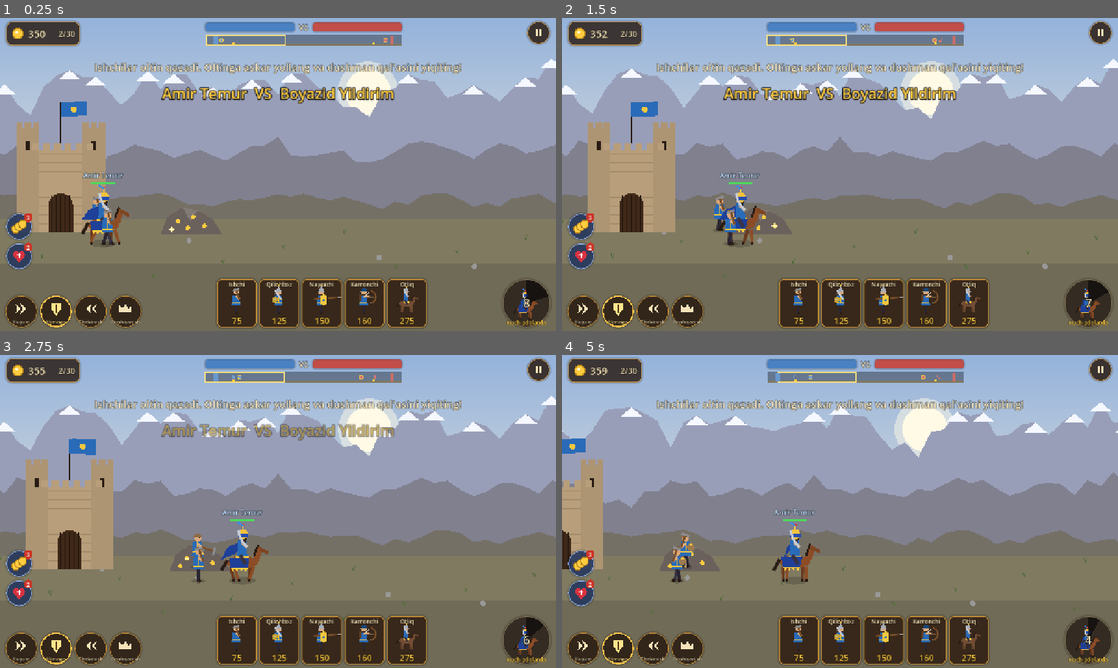
Above: before the commit, frames 1-4 (two rows, left to right).
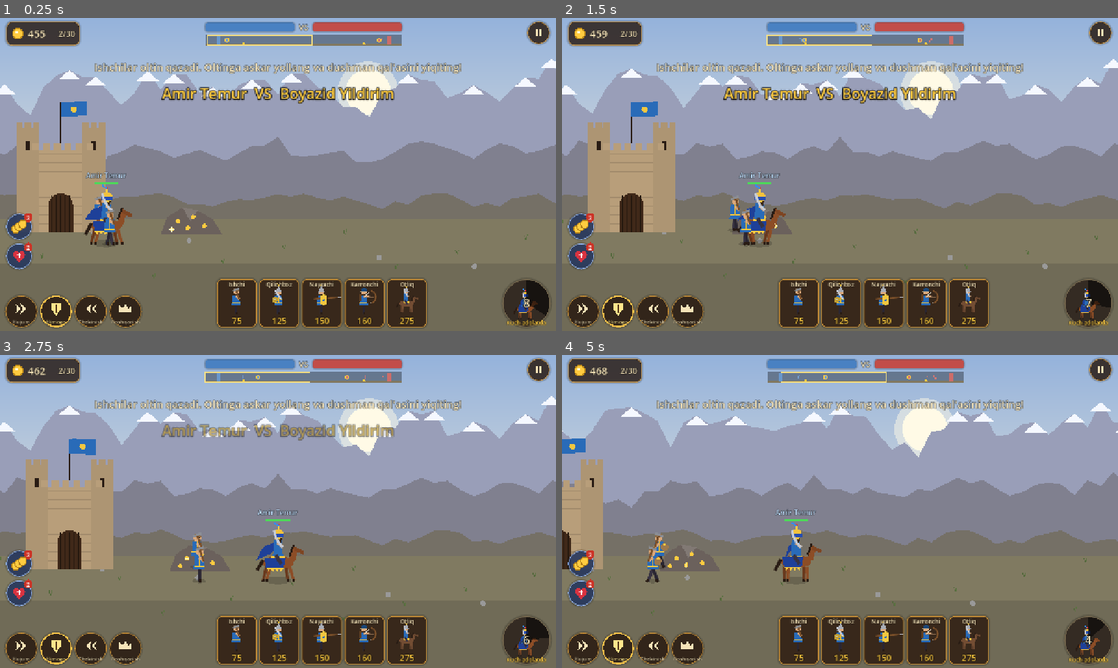
Above: after the commit, the same moments.

Repository: bekzodbeknematov8-cpu/lost-centuries-game
Game: Godot game, scene res://scenes/battle.tscn
Same seed, same stepped clock (60 frames per second), same inputs: the game is played once before the commit and once after it. This scene is started directly instead of the project's main scene.
Inputs (mouse positions are in pixels of both pictures, inside the frame that each line leads up to):
- Up to frame 1 (0.25 s): no input
- Up to frame 2 (1.5 s): tap Enter at 0.5 s; move the mouse to (962, 158) at 0.52 s; hold D 0.53-1.25 s; click (962, 158) at 0.67 s; tap Space at 0.77 s; drag from (728, 190) to (812, 237) at 1.27 s
- Up to frame 3 (2.75 s): move the mouse to (333, 442) at 2.02 s; hold D from 2.03 s (still down)
- Up to frame 4 (5 s): release D at 2.75 s; drag from (812, 574) to (673, 464) at 2.77 s; move the mouse to (1006, 558) at 3.52 s; hold A 3.53-4.25 s; tap Space at 3.77 s; drag from (673, 464) to (756, 433) at 4.27 s

The runs differ from the first frame. In frame 1, 1.0% of the frame differs, in the area x 5-99%, y 4-96%; in frame 2, 1.6%; in frame 3, 1.8%, in the area x 5-99%, y 4-91%; in frame 4, 1.3%.

Commit message:
Jonlantirish (1): tezlik - jang 3,1 daqiqadan 1,6 daqiqaga
data/tempo.json: maydon qisqa, yurish/tayyorlash/daromad tezroq, qal'a
zaifroq, kuch va sarkarda qaytishi tez. tools/tempo_report.gd. Kampaniya,
turnir, kunlik sinov qayta o'lchandi - devor yo'q.

Co-Authored-By: Claude Opus 5.5 <noreply@anthropic.com>
Claude-Session: https://claude.ai/code/session_01AUvG8mVZ2xcqJ9Wfw9UwnE

Diff:
--- a/data/daily_challenge.json
+++ b/data/daily_challenge.json
@@ -6,11 +6,11 @@
 	"rules": {
 		"cavalry_only":    {"name": "DC_CAVALRY",  "desc": "DC_CAVALRY_DESC",  "cfg": {"allowed": [["worker", "cavalry"], ["worker", "cavalry"]], "start_gold": [600, 600]}},
 		"fragile_castles": {"name": "DC_FRAGILE",  "desc": "DC_FRAGILE_DESC",  "cfg": {"castle_hp": [900, 900]}},
-		"gold_rush":       {"name": "DC_GOLD",     "desc": "DC_GOLD_DESC",     "cfg": {"income_mult": [1.7, 1.8], "start_gold": [700, 700]}},
+		"gold_rush":       {"name": "DC_GOLD",     "desc": "DC_GOLD_DESC",     "cfg": {"income_mult": [1.7, 1.7], "start_gold": [700, 700]}},
 		"archers_duel":    {"name": "DC_ARCHERS",  "desc": "DC_ARCHERS_DESC",  "cfg": {"allowed": [["worker", "archer", "spearman"], ["worker", "archer", "spearman"]]}},
 		"no_heroes":       {"name": "DC_NOHERO",   "desc": "DC_NOHERO_DESC",   "cfg": {"no_heroes": true}},
 		"giants":          {"name": "DC_GIANTS",   "desc": "DC_GIANTS_DESC",   "cfg": {"allowed": [["worker", "spearman", "musketeer", "elephant"], ["worker", "spearman", "musketeer", "elephant"]], "start_gold": [900, 900]}},
-		"hold_the_line":   {"name": "DC_HOLD",     "desc": "DC_HOLD_DESC",     "cfg": {"survive_time": 210.0, "income_mult": [1.0, 1.3]}},
+		"hold_the_line":   {"name": "DC_HOLD",     "desc": "DC_HOLD_DESC",     "cfg": {"survive_time": 150.0, "income_mult": [1.0, 1.3]}},
 		"sword_brothers":  {"name": "DC_SWORDS",   "desc": "DC_SWORDS_DESC",   "cfg": {"allowed": [["worker", "swordsman"], ["worker", "swordsman"]], "start_gold": [500, 500]}}
 	},
 	"ai": "normal"
--- a/data/strings.json
+++ b/data/strings.json
@@ -216,10 +216,10 @@
 		"tr": "Geri"
 	},
 	"HERO_DOWN": {
-		"uz": "%s yiqildi! 40 soniyadan so'ng qaytadi",
-		"en": "%s has fallen! Returns in 40 seconds",
-		"ru": "%s пал! Вернётся через 40 секунд",
-		"tr": "%s düştü! 40 saniye sonra dönecek"
+		"uz": "%s yiqildi! %d soniyadan so'ng qaytadi",
+		"en": "%s has fallen! Returns in %d seconds",
+		"ru": "%s пал! Вернётся через %d с",
+		"tr": "%s düştü! %d saniye sonra dönecek"
 	},
 	"HERO_CHINGIZ": {
 		"uz": "Chingizxon",
@@ -690,10 +690,10 @@
 		"tr": "Altın Akını"
 	},
 	"DC_GOLD_DESC": {
-		"uz": "Oltin juda tez qaziladi, raqib esa yanada boy. Katta qo'shinlar jangi!",
-		"en": "Gold flows fast, and the rival is even richer. A battle of huge armies!",
-		"ru": "Золото добывается очень быстро, а соперник ещё богаче. Битва огромных армий!",
-		"tr": "Altın çok hızlı akar, rakip daha da zengin. Dev orduların savaşı!"
+		"uz": "Oltin juda tez qaziladi — katta qo'shinlar jangi!",
+		"en": "Gold flows fast — a battle of huge armies!",
+		"ru": "Золото добывается очень быстро — битва огромных армий!",
+		"tr": "Altın çok hızlı akar — dev orduların savaşı!"
 	},
 	"DC_ARCHERS": {
 		"uz": "O'q va nayza",
@@ -738,10 +738,10 @@
 		"tr": "Hattı Tut"
 	},
 	"DC_HOLD_DESC": {
-		"uz": "Kuchli dushmanga qarshi qal'ani 3,5 daqiqa saqlang.",
-		"en": "Defend your fortress against a stronger enemy for 3.5 minutes.",
-		"ru": "Удержите крепость против сильного врага 3,5 минуты.",
-		"tr": "Güçlü düşmana karşı kaleni 3,5 dakika savun."
+		"uz": "Kuchli dushmanga qarshi qal'ani 2,5 daqiqa saqlang.",
+		"en": "Defend your fortress against a stronger enemy for 2.5 minutes.",
+		"ru": "Удержите крепость против сильного врага 2,5 минуты.",
+		"tr": "Güçlü düşmana karşı kaleni 2,5 dakika savun."
 	},
 	"DC_SWORDS": {
 		"uz": "Qilichlar to'qnashuvi",
--- /dev/null
+++ b/data/tempo.json
@@ -0,0 +1,11 @@
+{
+	"_comment": "Jang tempi: hamma rejimlarga birdaniga ta'sir qiladi (BattleSim.setup). 1.0 = 1.0 versiyadagi tezlik.",
+	"world_len": 2400,
+	"speed_mult": 1.25,
+	"train_rate": 1.4,
+	"income_mult": 1.35,
+	"start_gold_mult": 1.3,
+	"castle_mult": 0.8,
+	"ability_cd_mult": 0.6,
+	"hero_respawn_mult": 0.6
+}
--- a/scripts/sim/battle_sim.gd
+++ b/scripts/sim/battle_sim.gd
@@ -4,7 +4,8 @@
 ## rejimda minglab "bot vs bot" o'yinlarini tez simulyatsiya qilish mumkin.
 ## step() har doim bir xil dt bilan chaqiriladi (deterministik).
 
-const WORLD_LEN := 3200.0
+static var WORLD_LEN := 2400.0   ## data/tempo.json -> world_len
+static var TEMPO: Dictionary = {}
 const MAX_QUEUE := 5
 const STEP := 1.0 / 30.0
 const CASTLE_HALF_W := 70.0
@@ -49,7 +50,17 @@
 var _pending_hits: Array = []   ## Jang zarbalari qadam oxirida bir vaqtda qo'llanadi (adolat uchun)
 
 
+static func tempo() -> Dictionary:
+	## Jang tempi sozlamalari (data/tempo.json), bir marta o'qiladi.
+	if TEMPO.is_empty():
+		var parsed: Variant = JSON.parse_string(FileAccess.get_file_as_string("res://data/tempo.json"))
+		TEMPO = parsed if parsed is Dictionary else {"world_len": 3200.0}
+		WORLD_LEN = float(TEMPO.get("world_len", 3200.0))
+	return TEMPO
+
+
 func setup(unit_defs: Dictionary, cfg: Dictionary = {}, hero_defs: Dictionary = {}) -> void:
+	var tp := tempo()
 	defs = unit_defs
 	heroes = hero_defs
 	zones.clear()
@@ -71,10 +82,10 @@
 		t.dir = 1 if i == 0 else -1
 		t.castle_x = 160.0 if i == 0 else WORLD_LEN - 160.0
 		t.mine_x = t.castle_x + t.dir * 300.0
-		t.gold = float(_pick(cfg, "start_gold", i, 300))
-		t.castle_max_hp = float(_pick(cfg, "castle_hp", i, 2000))
+		t.gold = float(_pick(cfg, "start_gold", i, 300)) * float(tp.get("start_gold_mult", 1.0))
+		t.castle_max_hp = float(_pick(cfg, "castle_hp", i, 2000)) * float(tp.get("castle_mult", 1.0))
 		t.castle_hp = t.castle_max_hp
-		t.income_mult = float(_pick(cfg, "income_mult", i, 1.0))
+		t.income_mult = float(_pick(cfg, "income_mult", i, 1.0)) * float(tp.get("income_mult", 1.0))
 		t.damage_mult = float(_pick(cfg, "damage_mult", i, 1.0))
 		t.pop_cap = int(_pick(cfg, "pop_cap", i, 30))
 		t.allowed = _pick(cfg, "allowed", i, defs.keys())
@@ -253,7 +264,7 @@
 	var h := hero_of(team_idx)
 	var a := ability_def(team_idx)
 	var dir := float(h.facing if h.controlled else t.dir)
-	t.ability_cd = float(a.cooldown) * t.ability_cd_mult
+	t.ability_cd = float(a.cooldown) * t.ability_cd_mult * float(TEMPO.get("ability_cd_mult", 1.0))
 	var ev := {"type": "ability", "team": team_idx, "id": a.id, "x": h.x, "hero": t.hero_type}
 	match str(a.id):
 		"arrow_rain":
@@ -601,7 +612,7 @@
 	var type: String = t.queue[0]
 	if t.pop + int(defs[type].pop) > t.pop_cap:
 		return
-	t.train_progress += dt
+	t.train_progress += dt * float(TEMPO.get("train_rate", 1.0))
 	if t.train_progress >= float(defs[type].train_time):
 		t.queue.pop_front()
 		t.train_progress = 0.0
@@ -642,7 +653,7 @@
 	else:
 		_update_fighter(u, dt)
 	if u.moving:
-		u.walk_phase += dt * float(u.def.speed) * 0.09
+		u.walk_phase += dt * float(u.def.speed) * float(TEMPO.get("speed_mult", 1.0)) * 0.09
 	u.x = clampf(u.x, 20.0, WORLD_LEN - 20.0)
 
 
@@ -652,7 +663,7 @@
 	if absf(dx) < 4.0:
 		return true
 	u.facing = 1 if dx > 0 else -1
-	var stepv := float(u.def.speed) * speed_mult * teams[u.team].buff_speed * dt
+	var stepv := float(u.def.speed) * speed_mult * teams[u.team].buff_speed * float(TEMPO.get("speed_mult", 1.0)) * dt
 	u.x += clampf(dx, -stepv, stepv)
 	u.moving = true
 	return absf(dest - u.x) < 4.0
@@ -1029,7 +1040,7 @@
 	t.pop -= int(u.def.pop)
 	t.stats.lost += 1
 	if u.hero:
-		t.hero_respawn = HERO_RESPAWN
+		t.hero_respawn = HERO_RESPAWN * float(TEMPO.get("hero_respawn_mult", 1.0))
 		events.append({"type": "hero_down", "team": u.team, "x": u.x, "hero": u.type})
 	teams[1 - u.team].stats.killed += 1
 	events.append({"type": "death", "x": u.x, "lane": u.lane, "team": u.team, "unit": u.type,
--- a/scripts/ui/hud.gd
+++ b/scripts/ui/hud.gd
@@ -203,7 +203,7 @@
 			draw_string(font, Vector2(0, c.y + 12), txt, HORIZONTAL_ALIGNMENT_CENTER, size.x, 34, UITheme.PARCHMENT)
 		elif team.ability_cd > 0.0:
 			var a: Dictionary = _u.def.ability
-			var k := team.ability_cd / float(a.cooldown)
+			var k := team.ability_cd / maxf(0.01, float(a.cooldown) * team.ability_cd_mult * float(BattleSim.tempo().get("ability_cd_mult", 1.0)))
 			if k >= 0.995:
 				# To'liq doira: poligon o'z boshiga qaytib "buziladi", shuning uchun oddiy doira
 				draw_circle(c, size.x * 0.5 - 3, Color(0, 0, 0, 0.55))
--- a/scripts/view/battle.gd
+++ b/scripts/view/battle.gd
@@ -392,7 +392,7 @@
 				_effects.append({"kind": "fall_arrow", "pos": Vector2(x + randf_range(-200, 200) - (1.0 if e.team == 0 else -1.0) * 110.0, GROUND_Y - 300.0 - randf() * 80.0), "t": 0.0, "life": 0.42, "dir": 1.0 if e.team == 0 else -1.0})
 		"hero_down":
 			Sfx.play("hero_down", 0.9, 0.0)
-			hud.show_banner(tr("HERO_DOWN") % tr(str(GameData.heroes[e.hero].name)), 2.5)
+			hud.show_banner(tr("HERO_DOWN") % [tr(str(GameData.heroes[e.hero].name)), int(round(sim.teams[e.team].hero_respawn))], 2.5)
 		"hero_spawn":
 			if sim.time > 1.0:
 				Sfx.play("horn_attack" if e.team == 0 else "horn_enemy", 0.6, 0.02)
--- a/tests/run_tests.gd
+++ b/tests/run_tests.gd
@@ -66,7 +66,8 @@
 func test_train_costs_gold_and_spawns() -> void:
 	var s := new_sim({"start_gold": 500})
 	check(s.train(0, "swordsman"), "yollash muvaffaqiyatsiz")
-	check(is_equal_approx(s.teams[0].gold, 375.0), "oltin to'g'ri ayirilmadi: %s" % s.teams[0].gold)
+	var g0 := 500.0 * float(BattleSim.tempo().get("start_gold_mult", 1.0))
+	check(is_equal_approx(s.teams[0].gold, g0 - 125.0), "oltin to'g'ri ayirilmadi: %s" % s.teams[0].gold)
 	run(s, 4.5)
 	check(s.alive_units(0).size() == 1, "askar paydo bo'lmadi")
 	check(s.teams[0].pop == 1, "aholi soni noto'g'ri")
@@ -569,7 +570,7 @@
 	check(a.max_hp > b.max_hp * 1.4, "HP yaxshilanishi ishlamadi")
 	check(s._damage_against(a, ["infantry"]) > s._damage_against(b, ["infantry"]) * 1.15, "zarar yaxshilanishi ishlamadi")
 	check(s.teams[0].castle_max_hp > s.teams[1].castle_max_hp, "qal'a yaxshilanishi ishlamadi")
-	check(s.teams[0].gold == 400.0, "boshlang'ich oltin yaxshilanishi ishlamadi: %s" % s.teams[0].gold)
+	check(is_equal_approx(s.teams[0].gold, 300.0 * float(BattleSim.tempo().get("start_gold_mult", 1.0)) + 100.0), "boshlang'ich oltin yaxshilanishi ishlamadi: %s" % s.teams[0].gold)
 	check(s.hero_of(0).max_hp > s.hero_of(1).max_hp, "qahramon yaxshilanishi ishlamadi")
 
 
@@ -603,7 +604,8 @@
 func test_tactics_effects() -> void:
 	var d := tac()
 	var s := new_sim({"start_gold": 100})
-	check(s.use_tactic(0, "caravan", d.tactics.caravan) and s.teams[0].gold == 400.0, "karvon oltin bermadi")
+	var cg := s.teams[0].gold
+	check(s.use_tactic(0, "caravan", d.tactics.caravan) and is_equal_approx(s.teams[0].gold, cg + 300.0), "karvon oltin bermadi")
 	var a := s.spawn_unit(0, "swordsman")
 	a.hp = 20.0
 	s.use_tactic(0, "healing", d.tactics.healing)
--- /dev/null
+++ b/tools/tempo_report.gd
@@ -0,0 +1,45 @@
+extends SceneTree
+## Jang tempi: birinchi to'qnashuv (birinchi "hit") va jang davomiyligi, bot vs bot.
+##   godot --headless --path . -s res://tools/tempo_report.gd -- --games=8
+func _init():
+	var defs = JSON.parse_string(FileAccess.get_file_as_string("res://data/units.json"))
+	var ai = JSON.parse_string(FileAccess.get_file_as_string("res://data/ai.json"))
+	var hd = JSON.parse_string(FileAccess.get_file_as_string("res://data/heroes.json"))
+	var camp = JSON.parse_string(FileAccess.get_file_as_string("res://data/campaigns.json"))
+	var games := 8
+	for a in OS.get_cmdline_user_args():
+		if a.begins_with("--games="): games = int(a.split("=")[1])
+	var tot_first := 0.0
+	var tot_len := 0.0
+	var n := 0
+	for lid in ["chingiz_01#1", "chingiz_01#5", "chingiz_03", "jaloliddin_02#10", "temur_05#3", "boyazid_07", "bobur_04#12", "alp_09"]:
+		var fsum := 0.0
+		var lsum := 0.0
+		var wins := 0
+		for g in games:
+			var bc := Campaign.battle_config(camp, lid, ai, 900 + g)
+			var s := BattleSim.new()
+			s.setup(defs, bc.cfg, hd)
+			var pa := AIController.new(0, ai.normal, g * 7 + 1)
+			var pb := AIController.new(1, bc.ai, g * 7 + 2)
+			var first := -1.0
+			for k in int(1200.0 / BattleSim.STEP):
+				pa.update(s, BattleSim.STEP)
+				pb.update(s, BattleSim.STEP)
+				s.step()
+				if first < 0.0:
+					for e in s.events:
+						if e.type == "hit":
+							first = s.time
+							break
+				s.events.clear()
+				if s.winner >= 0: break
+			if s.winner == 0: wins += 1
+			fsum += first
+			lsum += s.time
+		print("TEMPO %-18s birinchi to'qnashuv %5.1f s   jang %5.1f s   bot g'alaba %d%%" % [lid, fsum / games, lsum / games, int(100.0 * wins / games)])
+		tot_first += fsum / games
+		tot_len += lsum / games
+		n += 1
+	print("TEMPO O'RTACHA: birinchi to'qnashuv %.1f s, jang %.1f s (%.1f daqiqa)" % [tot_first / n, tot_len / n, tot_len / n / 60.0])
+	quit()
Not shown, added: tools/tempo_report.gd.uid
Not shown, changed: CLAUDE.md
Not shown, changed: DECISIONS.md
Not shown, changed: PROGRESS.md
Not shown, changed: docs/campaign-balance.md
